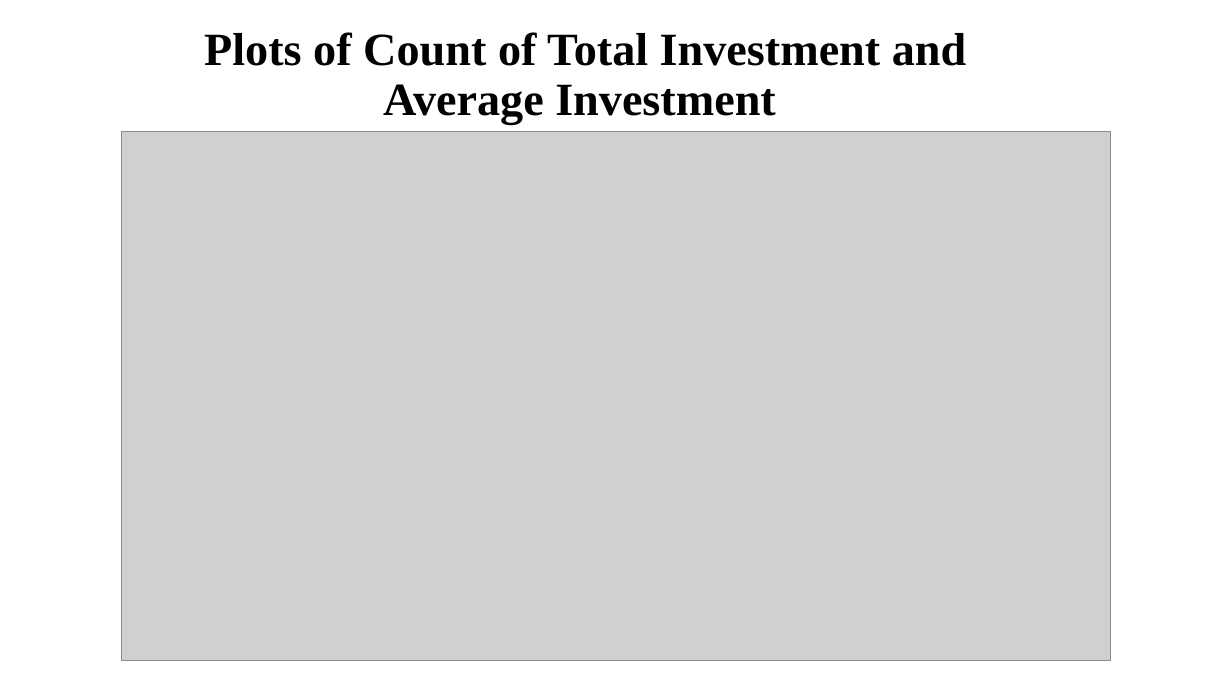
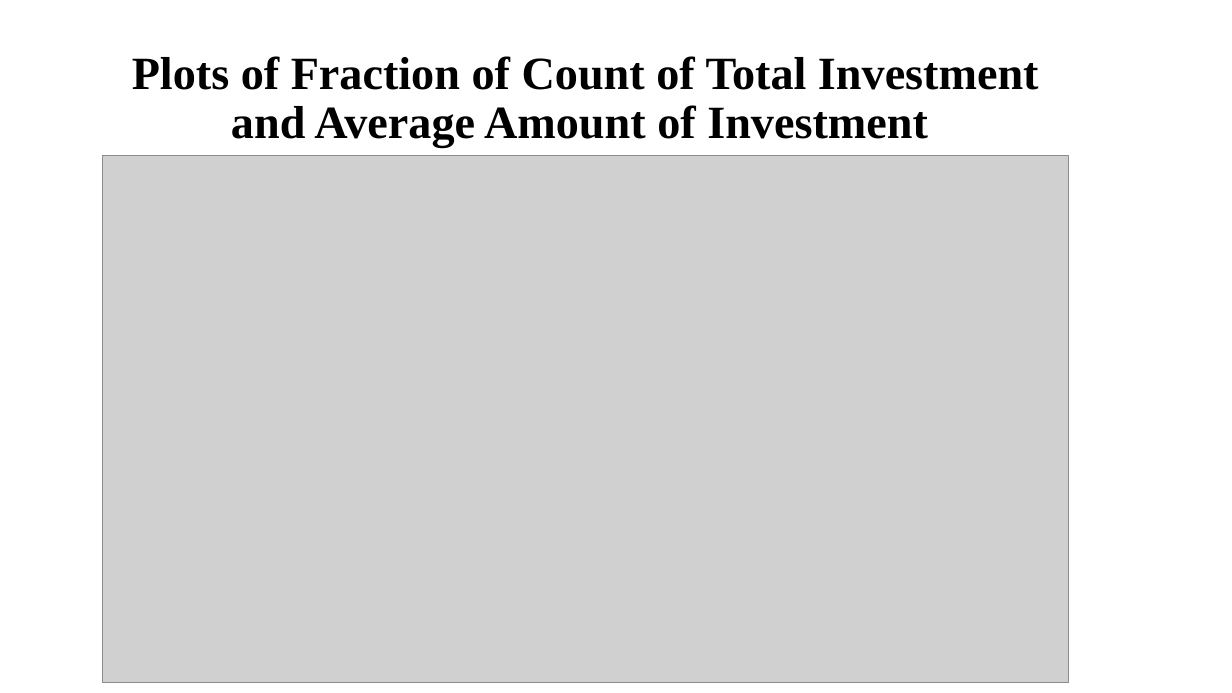
Before and after one commit to sivaswami1885/InvestmentAnalysis, a slide deck: slide 7 of INVEST.pptx. Drawn at 1232x693 pixels with LibreOffice and Linux fonts; fonts in the diff are those of the drawing; grey boxes stand for pictures; background and template pictures are left out. Boxes give left, top, right and bottom in pixels: in the first picture for what was removed or moved away, otherwise in the second. Text is boxed around its words. In the diff, an @@ line names an element or a change of style, - is before the commit and + after.

```diff
--- a/INVEST.pptx
+++ b/INVEST.pptx
@@ title at [132, 56, 1039, 148]: text changed @@
-Plots of Count of Total Investment and Average Investment
+Plots of Fraction of Count of Total Investment and Average Amount of Investment
@@ picture: place and size @@
-picture at [122, 131, 1111, 661]
+picture at [103, 155, 1068, 682]
```
Also in this commit, not shown: 8 other slides changed, 4 other files.
